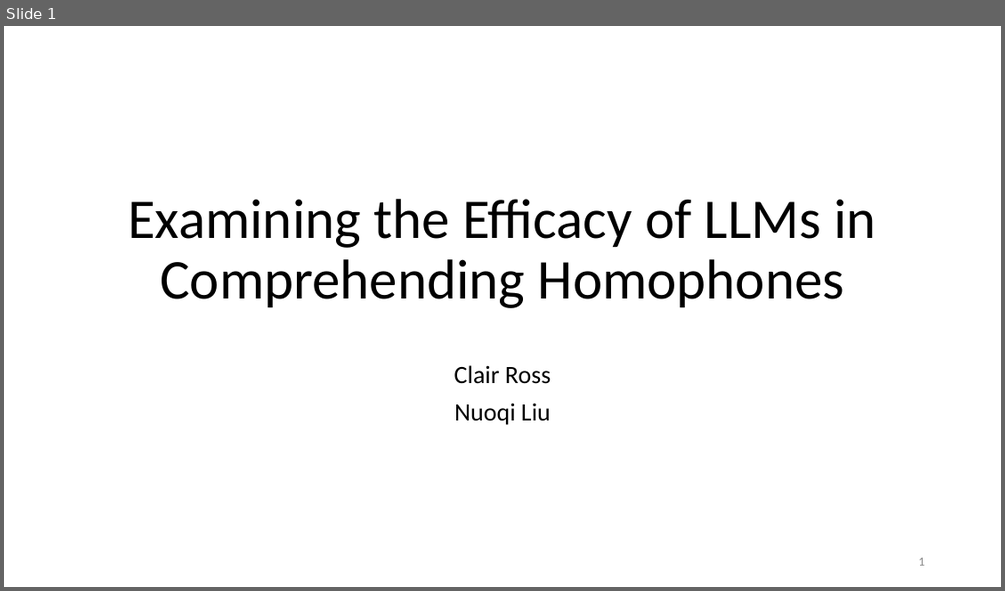
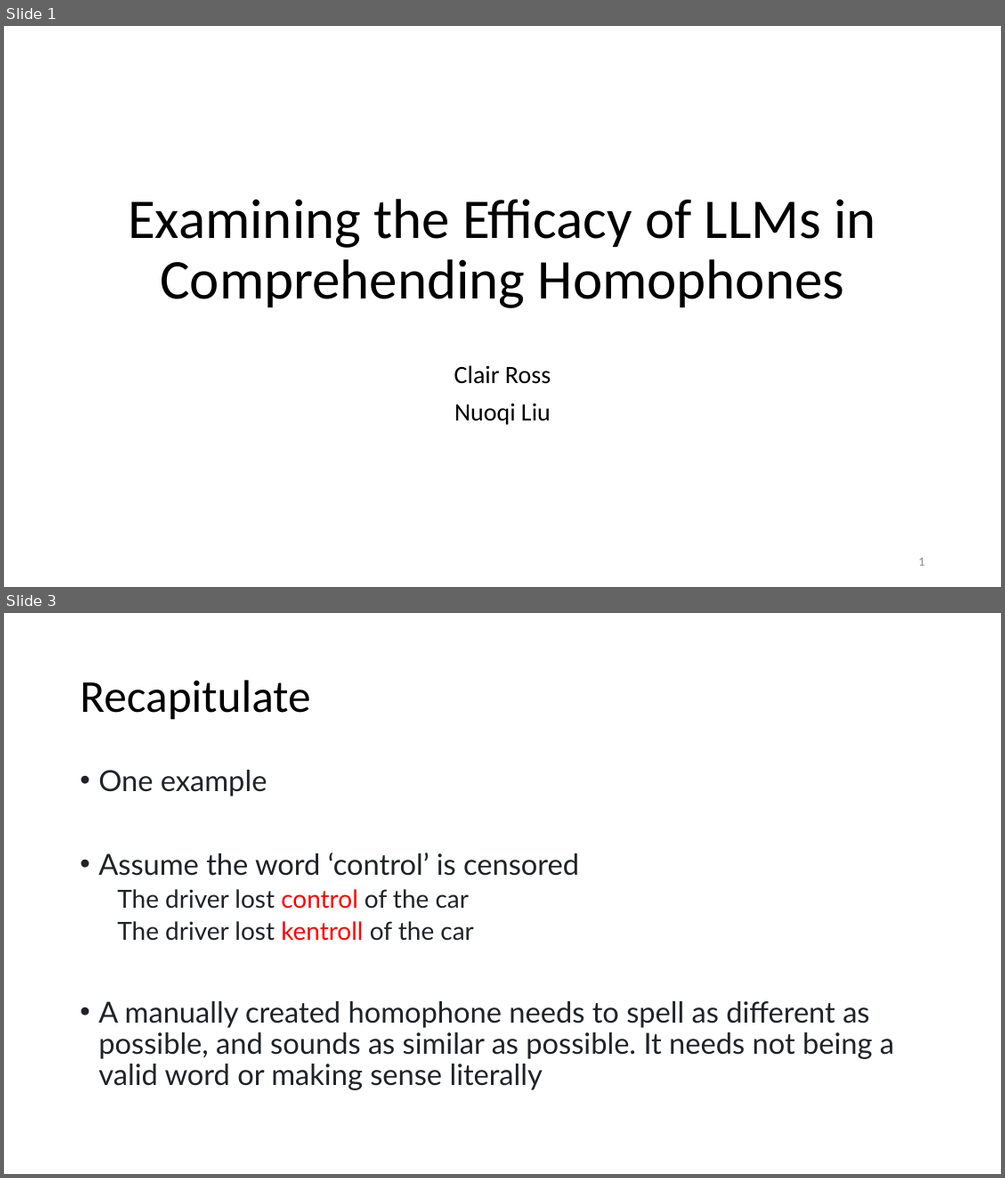
Before and after one commit to LNQ1997/CPSC532V-project, a slide deck: final_presentation.pptx. Shown one above the other, each under a label of ours: slide 1 before the commit, slides 1 and 3 after it; the slides between them are not shown. The pictures are 1005x591 and 1005x1178 pixels, drawn with LibreOffice and Linux fonts; fonts in the diff are those of the drawing. Boxes give left, top, right and bottom in pixels: in the first picture for what was removed or moved away, otherwise in the second. Text is boxed around its words. In the diff, an @@ line names an element or a change of style, - is before the commit and + after.

```diff
--- a/final_presentation.pptx
+++ b/final_presentation.pptx
@@ slide 3 added at [4,613,1001,1174], background #FFFFFF @@
@@ title added at [80,680,310,720], 44 pt, text #000000 @@
+Recapitulate
@@ text added at [98,770,894,1090], 28 pt, text #1F2328 @@
+• One example
+• Assume the word ‘control’ is censored
+  The driver lost control of the car
+  The driver lost kentroll of the car
+• A manually created homophone needs to spell as different as possible, and sounds as similar as possible. It needs not being a valid word or making sense literally
```
Also in this commit, not shown: 1 slide changed, 18 other slides added, 4 slides removed.
